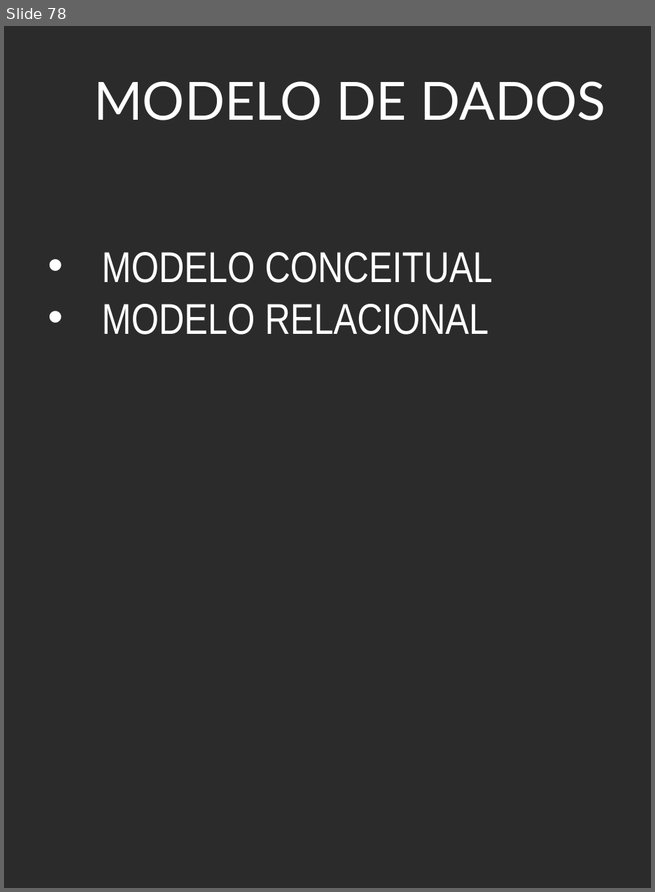
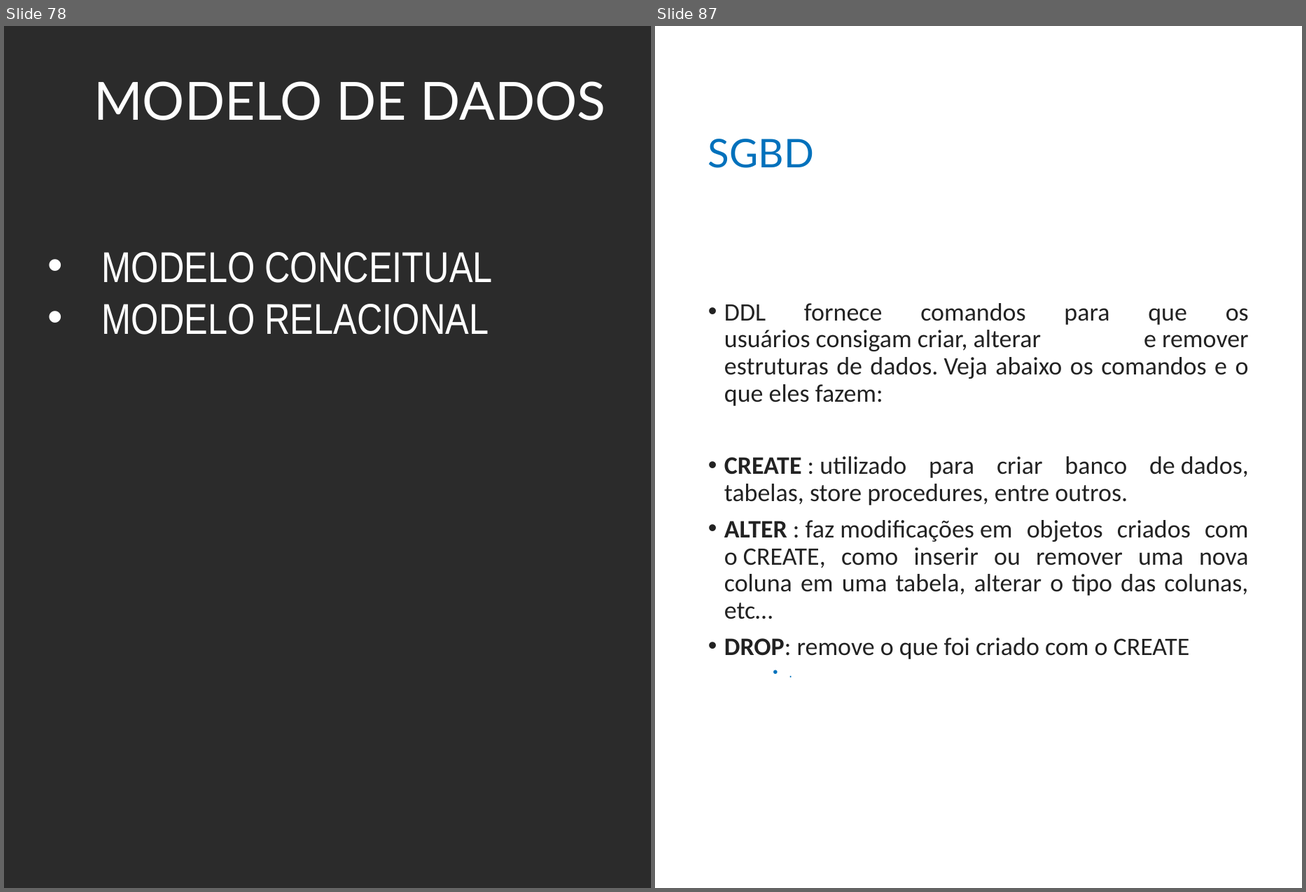
Before and after one commit to adilsonlopesoracle/BancodeDados_Gracas, a slide deck: BANCO DE DADOS_Atualizado.pptx. Shown side by side, each under a label of ours: slide 78 before the commit, slides 78 and 87 after it; the slides between them are not shown. The pictures are 655x892 and 1306x892 pixels, drawn with LibreOffice and Linux fonts; fonts in the diff are those of the drawing; background and template pictures are left out; a plain dark background stands for a picture behind light text. Boxes give left, top, right and bottom in pixels: in the first picture for what was removed or moved away, otherwise in the second. Text is boxed around its words. In the diff, an @@ line names an element or a change of style, - is before the commit and + after.

```diff
--- a/BANCO DE DADOS_Atualizado.pptx
+++ b/BANCO DE DADOS_Atualizado.pptx
@@ slide 87 added at (655, 26, 1302, 888), background #FFFFFF @@
@@ title added at (708, 139, 814, 168), 33 pt, text #0071BC @@
+SGBD
@@ text added at (724, 303, 1249, 660), 21 pt, text #222222 @@
+• DDL fornece comandos para que os usuários consigam criar, alterar e remover estruturas de dados. Veja abaixo os comandos e o que eles fazem:
+• CREATE : utilizado para criar banco de dados, tabelas, store procedures, entre outros.
+• ALTER : faz modificações em objetos criados com o CREATE, como inserir ou remover uma nova coluna em uma tabela, alterar o tipo das colunas, etc…
+• DROP: remove o que foi criado com o CREATE
+    • .
```
Also in this commit, not shown: 89 other slides added, 1 slide removed.
